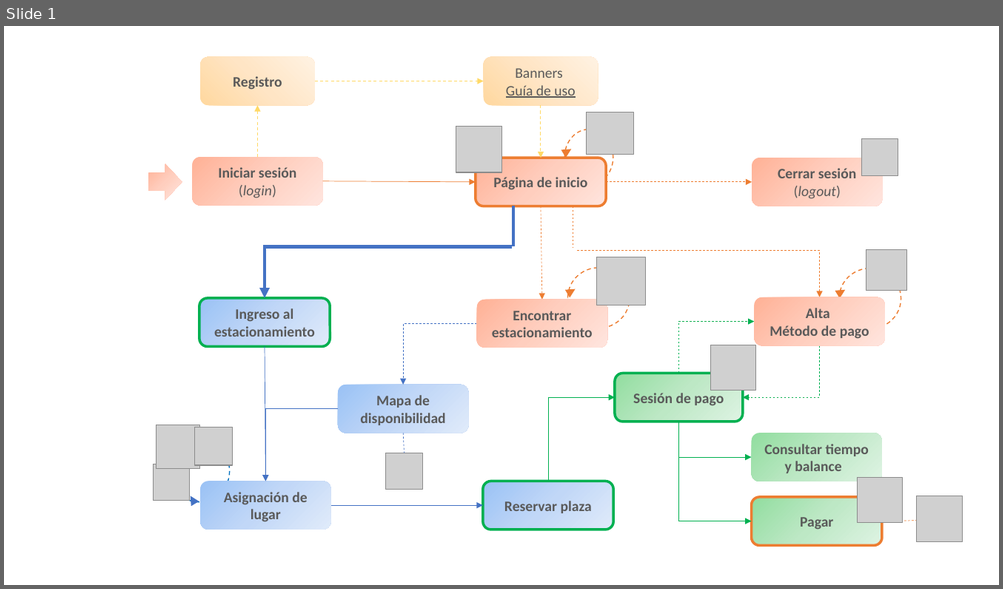
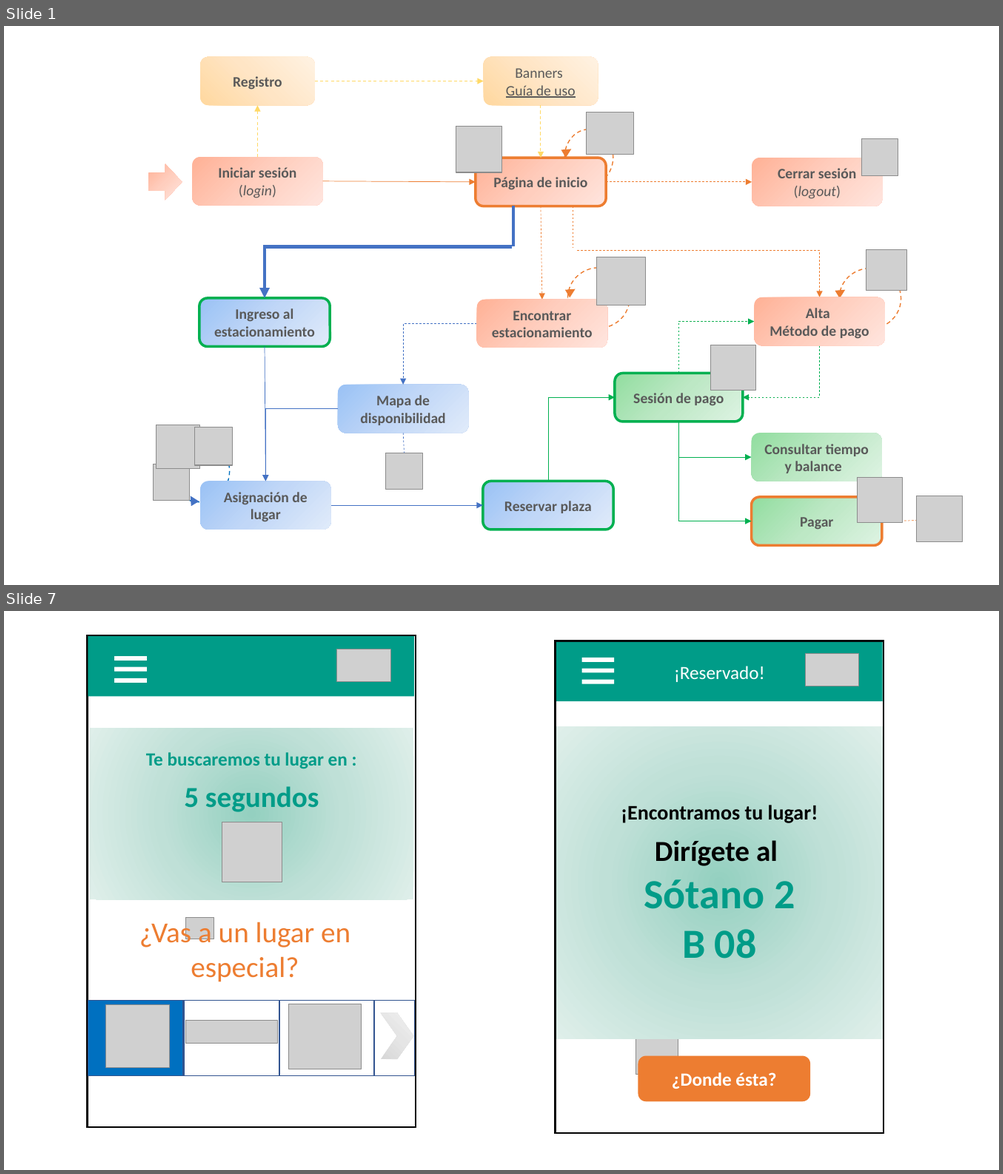
Before and after one commit to ajbeem/iotserver, a slide deck: documentation/MapaNavegacion.pptm. Shown one above the other, each under a label of ours: slide 1 before the commit, slides 1 and 7 after it; the slides between them are not shown. The pictures are 1003x589 and 1003x1174 pixels, drawn with LibreOffice and Linux fonts; fonts in the diff are those of the drawing; grey boxes stand for pictures. Boxes give left, top, right and bottom in pixels: in the first picture for what was removed or moved away, otherwise in the second. Text is boxed around its words. In the diff, an @@ line names an element or a change of style, - is before the commit and + after.

```diff
--- a/documentation/MapaNavegacion.pptm
+++ b/documentation/MapaNavegacion.pptm
@@ slide 7 added at box(4, 611, 999, 1170), background #FFFFFF @@
@@ rectangle added at box(88, 635, 416, 1128), fill #FFFFFF, outline #000000 1.75 pt @@
@@ rectangle added at box(88, 636, 414, 697), fill #009C88 @@
@@ picture added at box(337, 649, 390, 682) @@
@@ rectangle added at box(555, 641, 884, 1133), fill #FFFFFF, outline #000000 1.75 pt @@
@@ rectangle added at box(556, 642, 882, 702), fill #009C88, 18 pt, text #FFFFFF @@
+¡Reservado!
@@ picture added at box(805, 653, 859, 686) @@
@@ rectangle added at box(114, 657, 147, 661), fill #FFFFFF @@
@@ rectangle added at box(114, 667, 147, 672), fill #FFFFFF @@
@@ rectangle added at box(581, 658, 614, 662), fill #FFFFFF @@
@@ rectangle added at box(581, 669, 614, 673), fill #FFFFFF @@
@@ rectangle added at box(114, 678, 147, 683), fill #FFFFFF @@
@@ rectangle added at box(581, 680, 614, 684), fill #FFFFFF @@
@@ rectangle added at box(90, 728, 414, 900), fill gradient #94D0C2 to #BFE0D8 to #E0EFEB, 18 pt, text #009C88, bold @@
+Te buscaremos tu lugar en :
+5 segundos
@@ rectangle added at box(556, 726, 882, 1039), fill gradient #94D0C2 to #BFE0D8 to #E0EFEB, 20 pt, text #000000, bold @@
+¡Encontramos tu lugar!
+Dirígete al
+Sótano 2
+B 08
@@ picture added at box(222, 823, 282, 883) @@
@@ text added at box(139, 919, 350, 982), 28 pt, text #ED7D31 @@
+¿Vas a un lugar en especial?
@@ picture added at box(186, 917, 213, 940) @@
@@ group added at box(88, 1000, 415, 1076): 4 rectangles, 3 pictures @@
@@ chevron added at box(381, 1013, 414, 1059), fill gradient #D8D8D8 to #E5E5E5 to #F2F2F2 @@
@@ picture added at box(636, 1039, 678, 1074) @@
@@ rounded rectangle added at box(638, 1056, 809, 1101), fill #ED7D31, outline #ED7D31 1 pt, 18 pt, text #FFFFFF, bold @@
+¿Donde ésta?
```
Also in this commit, not shown: 4 slides changed, 2 other slides added, 1 slide removed.
